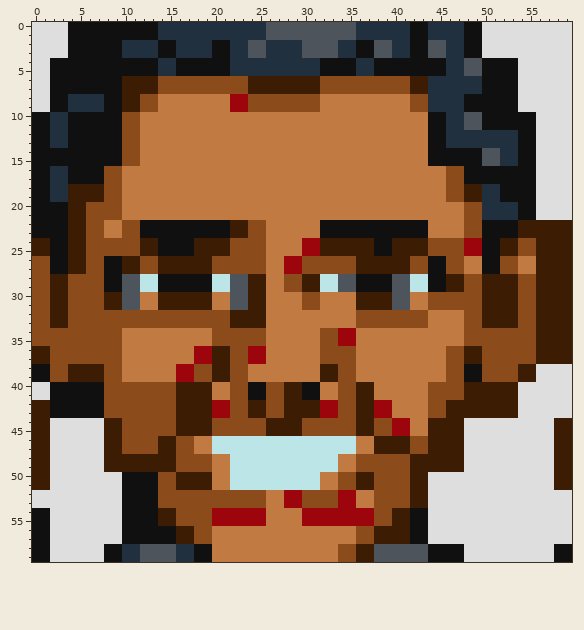
Two versions of one pixel-art sprite, icon.png. The first picture shows the starting point.
The file is 60x60 pixels.
Once edited:
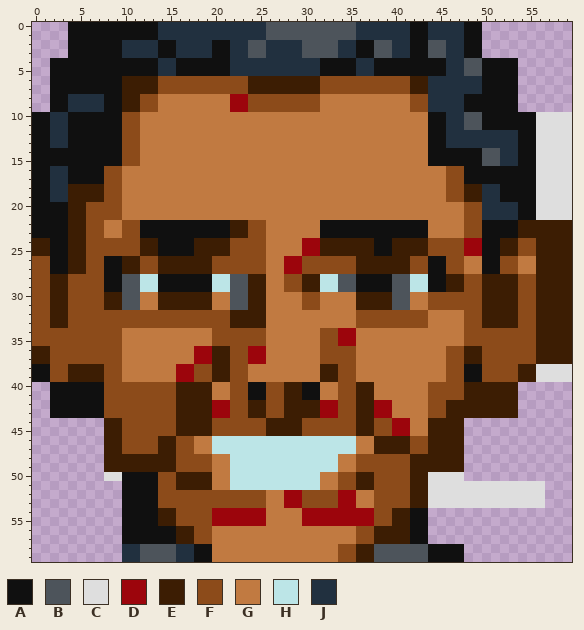
Palette (. is transparent): A #101010  B #4d545b  C #dedede  D #9c050c  E #3c1d03  F #8c4b1a  G #c17a41  H #bce5e7  J #21303f
The edit:
y 0..3: x 0..3 CCCC -> ....; x 50..59 CCCCCCCCCC -> ..........
y 4..9: x 0..1 CC -> ..; x 54..59 CCCCCC -> ......
y 40..41: x 0..1 CC -> ..; x 54..59 CCCCCC -> ......
y 42..43: x 0..1 EE -> ..; x 54..59 CCCCCC -> ......
y 44..50: x 0..7 EECCCCCC -> ........; x 48..59 CCCCCCCCCCEE -> ............
y 51: x 0..9 EECCCCCCCC -> ..........; x 57..59 CEE -> ...
y 52..53: x 0..9 CCCCCCCCCC -> ..........; x 57..59 CCC -> ...
y 54..57: x 0..9 AACCCCCCCC -> ..........; x 44..59 CCCCCCCCCCCCCCCC -> ................
y 58..59: x 0..9 AACCCCCCAA -> ..........; x 48..59 CCCCCCCCCCAA -> ............
Changed places in both pictures, as pixel boxes (x1, y1, x2, y2):
erased: (32, 22, 68, 112)
erased: (482, 22, 572, 112)
erased: (32, 382, 122, 562)
erased: (428, 382, 572, 562)
